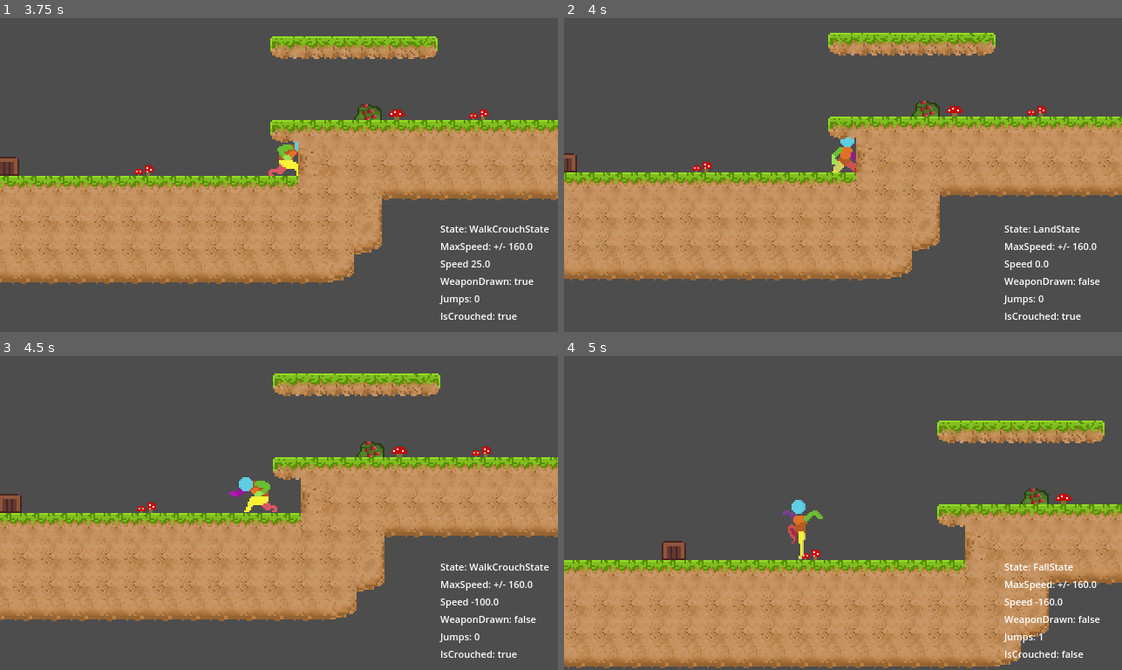
Above: before the commit, frames 1-4 (two rows, left to right).
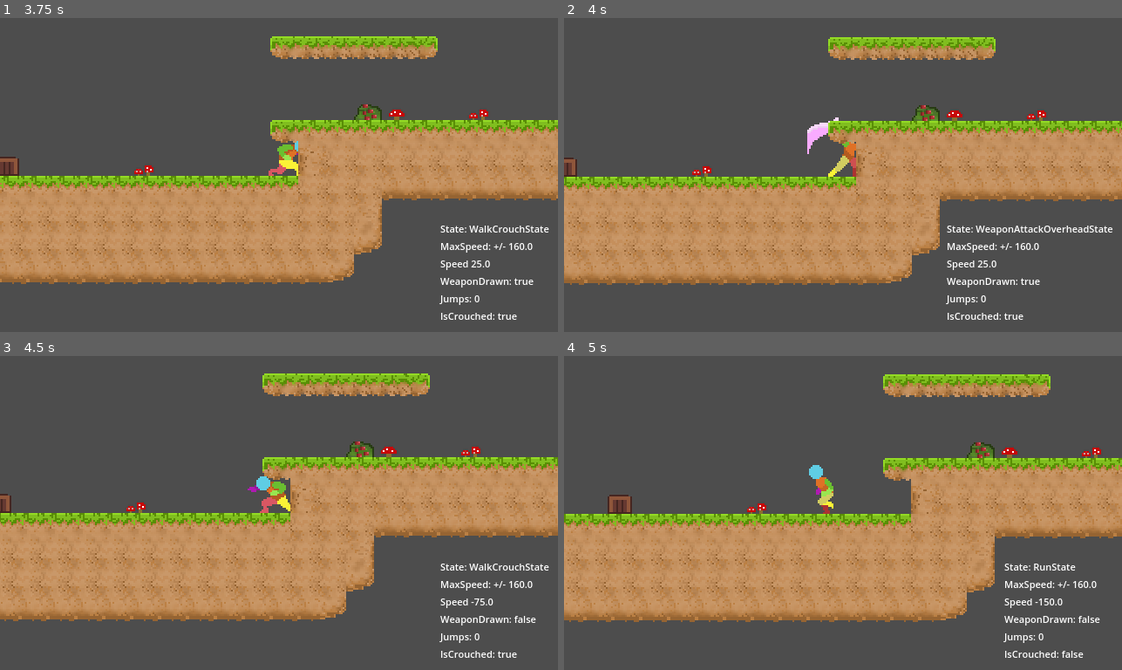
Above: after the commit, the same moments.

Repository: deanblackborough/godot-platformer
Game: Godot game, scene res://Game/Game.tscn
Two runs of this game, one before a commit and one after it. Both use one fixed random seed, a clock stepped at 60 frames per second and the inputs below.
Inputs:
- Up to frame 1 (3.75 s): hold D (moveRight) 0.53-2.03 s; tap C (crouch) at 0.6, 1.55, 2.85 s; tap Space (jump) at 0.77, 1.52, 3.02 s; tap R (attackOverhead, bound only after the commit) at 0.8, 1.35, 2.3 s; hold A (moveLeft) 2.03-2.78 s; tap F (attackJab) at 2.1 s; hold D (moveRight) from 2.78 s (still down); tap G (toggleWeapon) at 3.6 s
- Up to frame 2 (4 s): keep holding D (moveRight); tap Space (jump) at 3.77 s; tap R (attackOverhead, bound only after the commit) at 3.8 s
- Up to frame 3 (4.5 s): release D (moveRight) at 4.28 s; hold A (moveLeft) from 4.28 s (still down); tap R (attackOverhead, bound only after the commit) at 4.35 s
- Up to frame 4 (5 s): keep holding A (moveLeft); tap Space (jump) at 4.52 s; tap C (crouch) at 4.55 s

Frame 1 is identical in both runs. In frame 2, 14% of the frame differs, in the area x 0-100%, y 4-97%; in frame 3, 9.3%; in frame 4, 46%, in the area x 0-100%, y 5-100%.

Commit message:
Overhead weapon attack

Diff:
--- a/Game/Player/Player.gd
+++ b/Game/Player/Player.gd
@@ -93,6 +93,10 @@
 		state_machine.change_state("WeaponAttackJabState")
 		return
 
+	if weapon_drawn and Input.is_action_just_pressed("attackOverhead"):
+		state_machine.change_state("WeaponAttackOverheadState")
+		return
+
 	direction = Input.get_axis("moveLeft", "moveRight")
 
 	if direction != 0.0:
--- a/Game/Player/Player.tscn
+++ b/Game/Player/Player.tscn
@@ -21,6 +21,7 @@
 [ext_resource type="Script" uid="uid://dmyjmsjr1xqx7" path="res://Game/Player/States/IdleCrouchState.gd" id="19_eh0xq"]
 [ext_resource type="Script" uid="uid://b670w1aworaub" path="res://Game/Player/States/WalkCrouchState.gd" id="20_tc4sj"]
 [ext_resource type="Script" uid="uid://c8nrpimqpjy54" path="res://Game/Player/States/WeaponAttackJabState.gd" id="21_x03lt"]
+[ext_resource type="Script" uid="uid://dr8lxj2h4jyoa" path="res://Game/Player/States/WeaponAttackOverheadState.gd" id="22_rmqab"]
 
 [sub_resource type="CapsuleShape2D" id="CapsuleShape2D_o3h8g"]
 radius = 6.0
@@ -965,6 +966,10 @@
 script = ExtResource("21_x03lt")
 metadata/_custom_type_script = "uid://c7txd6g22535f"
 
+[node name="WeaponAttackOverheadState" type="Node" parent="PlayerStateMachine"]
+script = ExtResource("22_rmqab")
+metadata/_custom_type_script = "uid://c7txd6g22535f"
+
 [node name="CanvasLayer" type="CanvasLayer" parent="."]
 
 [node name="MarginContainer" type="MarginContainer" parent="CanvasLayer"]
--- /dev/null
+++ b/Game/Player/States/WeaponAttackOverheadState.gd
@@ -0,0 +1,32 @@
+# res://Game/Player/States/WeaponAttackOverheadState.gd
+
+extends PlayerState
+
+class_name WeaponAttackOverheadState
+
+func enter(_player: Player):
+
+	super.enter(_player)
+
+	player.velocity.x = 0
+
+	player.play_animation("weapon-attack-overhead")
+
+func on_animation_finished(_animation: StringName):
+	if _animation == "weapon-attack-overhead":
+
+		if not player.is_on_floor():
+			player.state_machine.change_state("FallState")
+		elif player.direction != 0.0 and not player.is_crouched:
+			player.state_machine.change_state("RunState")
+		elif player.is_crouched:
+			player.state_machine.change_state("IdleCrouchState")
+		else:
+			player.state_machine.change_state("IdleState")
+
+func process_update(_delta):
+	pass
+
+
+func physics_update(_delta):
+	pass
--- a/project.godot
+++ b/project.godot
@@ -57,6 +57,11 @@
 "events": [null, Object(InputEventKey,"resource_local_to_scene":false,"resource_name":"","device":-1,"window_id":0,"alt …(198 unchanged characters)…
 ]
 }
+attackOverhead={
+"deadzone": 0.2,
+"events": [Object(InputEventKey,"resource_local_to_scene":false,"resource_name":"","device":-1,"window_id":0,"alt_pressed":false,"shift_pressed":false,"ctrl_pressed":false,"meta_pressed":false,"pressed":false,"keycode":0,"physical_keycode":82,"key_label":0,"unicode":114,"location":0,"echo":false,"script":null)
+]
+}
 
 [rendering]
 
Not shown: 1 places in Game/Player/Player.tscn that only renumber resources
Not shown, added: Game/Player/States/WeaponAttackOverheadState.gd.uid
Not shown, changed: README.md
